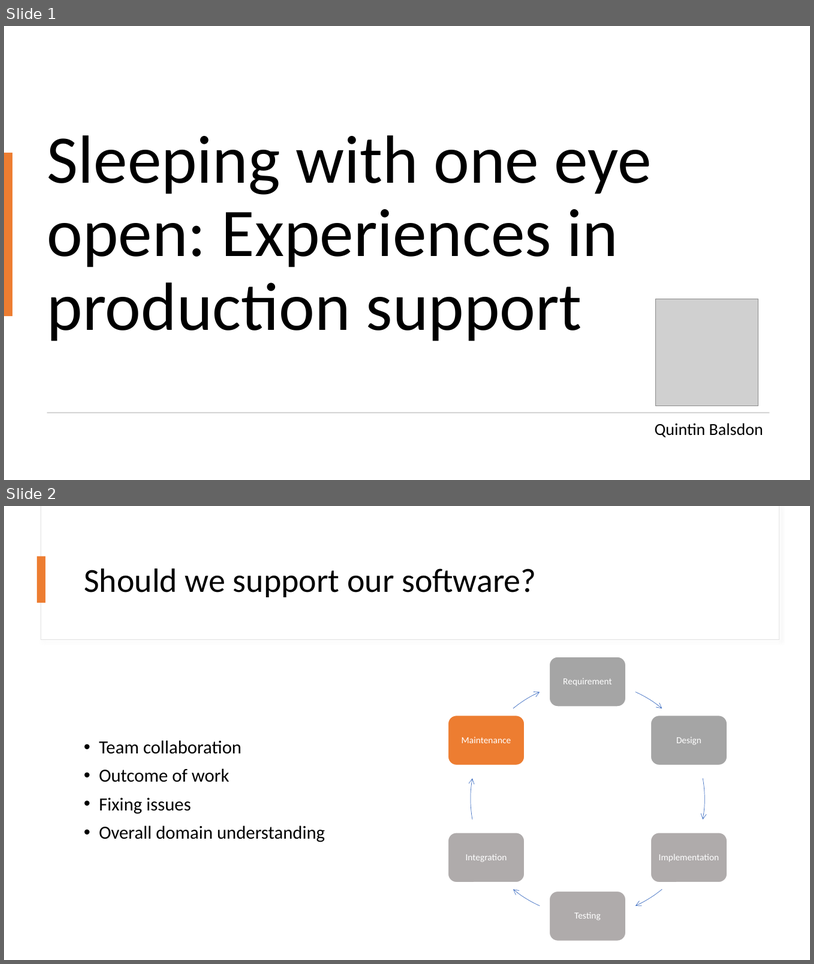
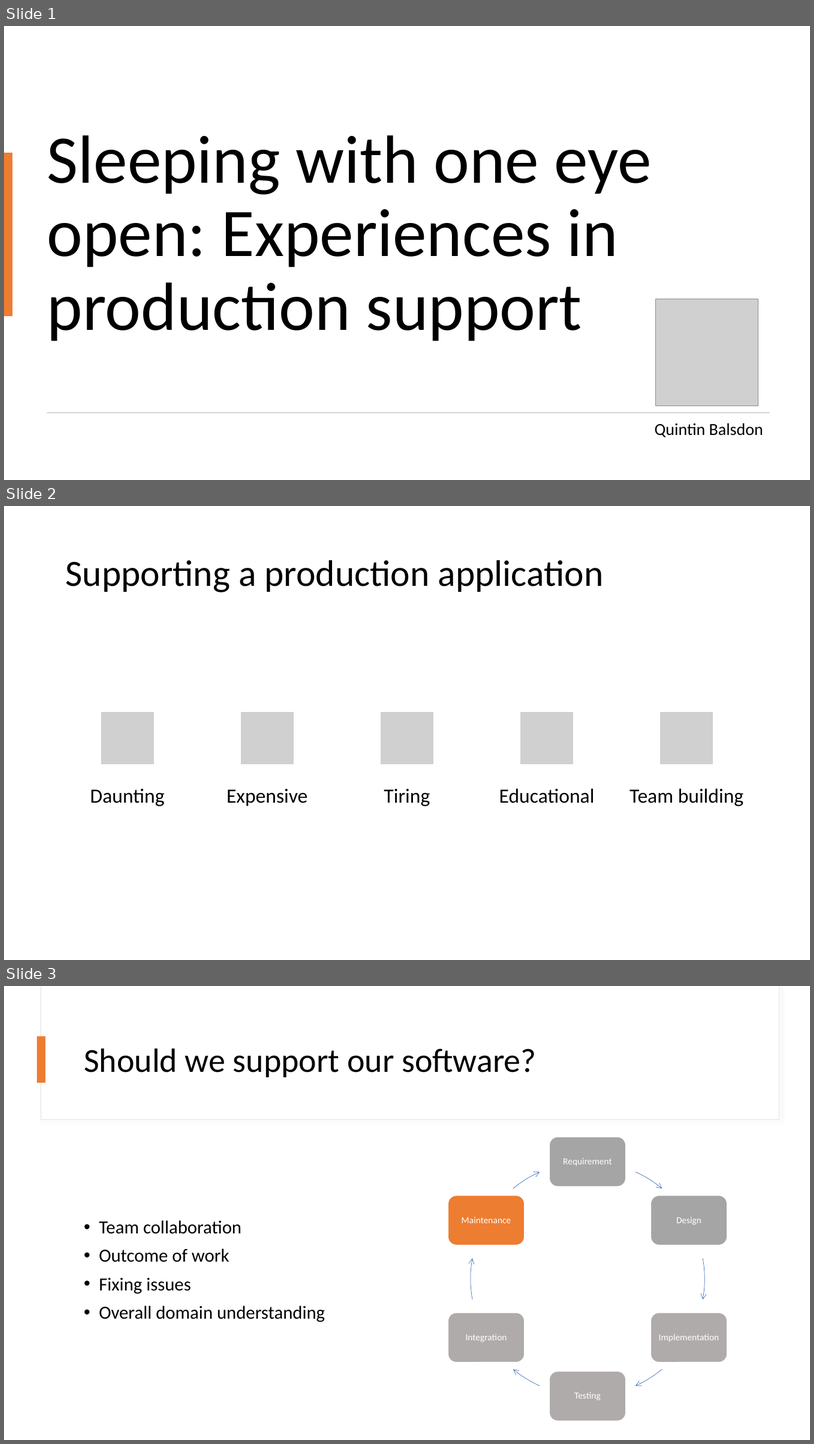
Before and after one commit to qbalsdon/qbalsdon.github.io, a slide deck: presentations/prod_support.pptx. Shown one above the other, each under a label of ours: slides 1 and 2 before the commit, slides 1, 2 and 3 after it. The pictures are 814x964 and 814x1444 pixels, drawn with LibreOffice and Linux fonts; fonts in the diff are those of the drawing; grey boxes stand for pictures. Boxes give left, top, right and bottom in pixels: in the first picture for what was removed or moved away, otherwise in the second. Text is boxed around its words. In the diff, an @@ line names an element or a change of style, - is before the commit and + after.

```diff
--- a/presentations/prod_support.pptx
+++ b/presentations/prod_support.pptx
@@ slide 2 added at (4,506,810,960), background #FFFFFF @@
@@ title added at (65,560,604,592), 44 pt, text #000000 @@
+Supporting a production application
@@ group added at (90,711,744,806): 5 pictures, 5 texts @@
+Daunting
+Expensive
+Tiring
+Educational
+Team building
@@ what was slide 2 is now slide 3 @@
```
Also in this commit, not shown: 2 slides changed, 28 other files.
